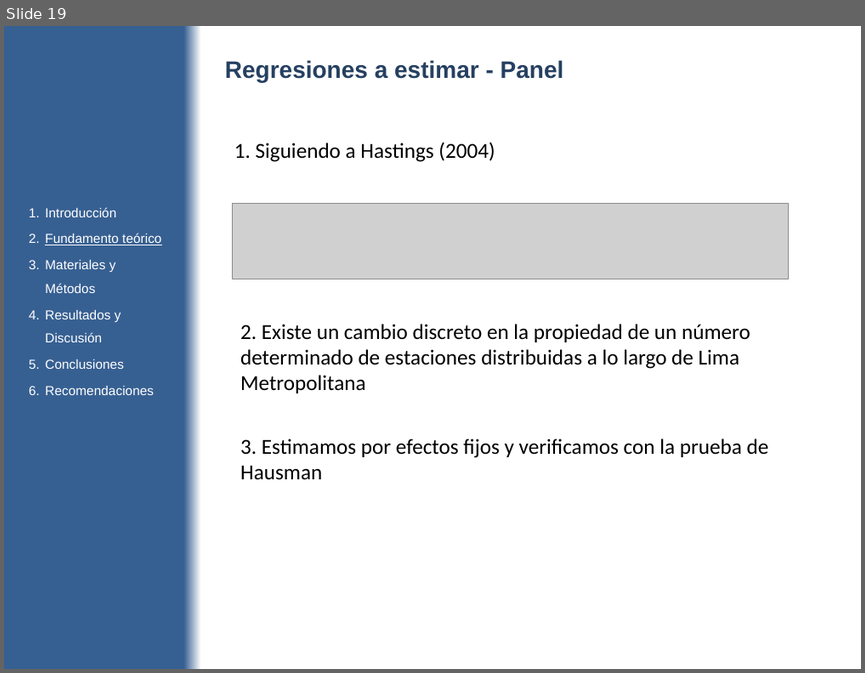
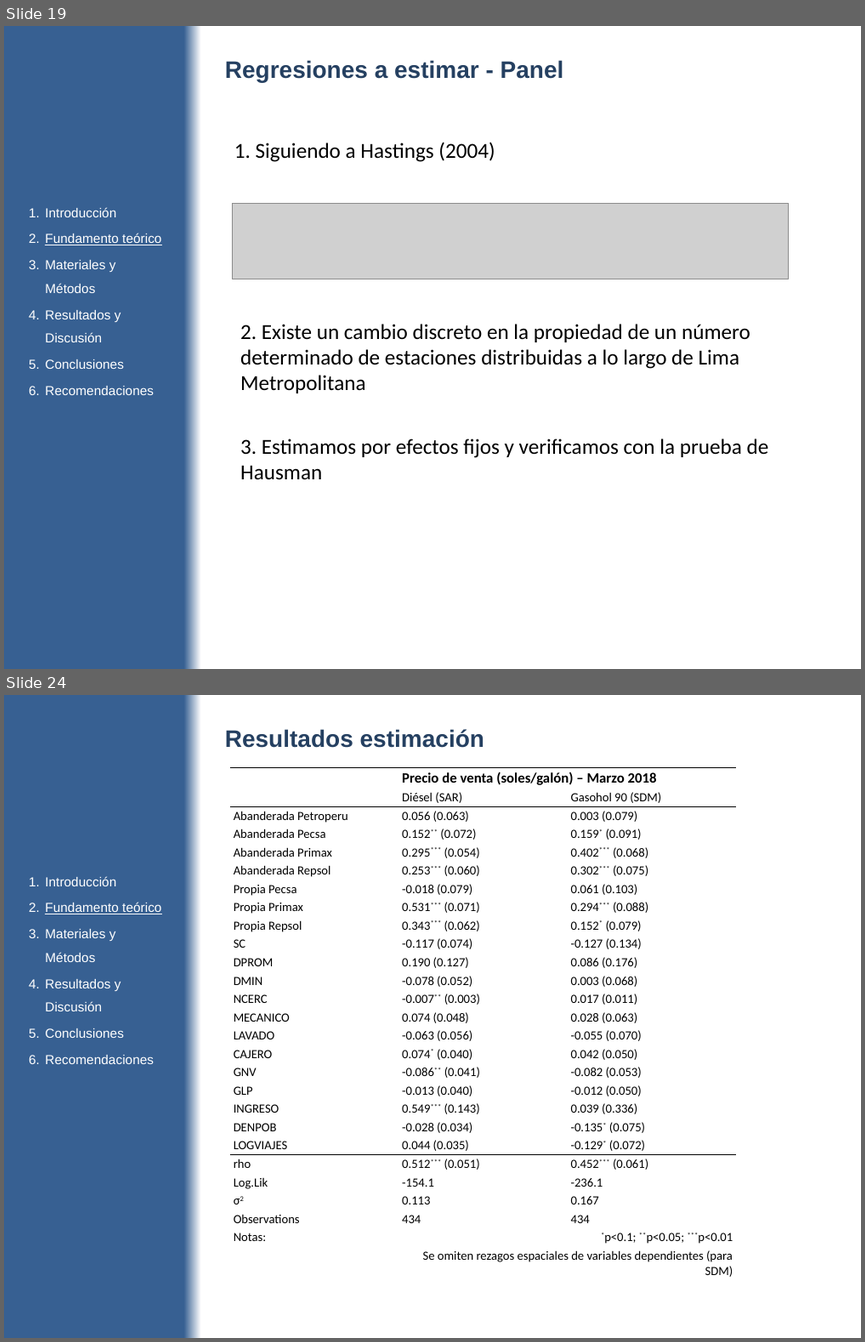
Before and after one commit to diegouriarte/masther-thesis, a slide deck: doc/avance-parcial.pptx. Shown one above the other, each under a label of ours: slide 19 before the commit, slides 19 and 24 after it; the slides between them are not shown. The pictures are 865x673 and 865x1342 pixels, drawn with LibreOffice and Linux fonts; fonts in the diff are those of the drawing; grey boxes stand for pictures. Boxes give left, top, right and bottom in pixels: in the first picture for what was removed or moved away, otherwise in the second. Text is boxed around its words. In the diff, an @@ line names an element or a change of style, - is before the commit and + after.

Commit message:
tablas para presentación

```diff
--- a/doc/avance-parcial.pptx
+++ b/doc/avance-parcial.pptx
@@ slide 24 added at (x1=4, y1=695, x2=861, y2=1338), background gradient #376092 to #FFFFFF @@
@@ text added at (x1=225, y1=729, x2=484, y2=748), 20 pt, text #254061, bold @@
+Resultados estimación
@@ table added at (x1=230, y1=749, x2=737, y2=1280), 28 rows, 3 columns @@
+ |  | 
+ | Precio de venta (soles/galón) – Marzo 2018 | 
+ | Diésel (SAR) | Gasohol 90 (SDM)
+Abanderada Petroperu | 0.056 (0.063) | 0.003 (0.079)
+Abanderada Pecsa | 0.152** (0.072) | 0.159* (0.091)
+Abanderada Primax | 0.295*** (0.054) | 0.402*** (0.068)
+Abanderada Repsol | 0.253*** (0.060) | 0.302*** (0.075)
+Propia Pecsa | -0.018 (0.079) | 0.061 (0.103)
+Propia Primax | 0.531*** (0.071) | 0.294*** (0.088)
+Propia Repsol | 0.343*** (0.062) | 0.152* (0.079)
+SC | -0.117 (0.074) | -0.127 (0.134)
+DPROM | 0.190 (0.127) | 0.086 (0.176)
+DMIN | -0.078 (0.052) | 0.003 (0.068)
+NCERC | -0.007** (0.003) | 0.017 (0.011)
+MECANICO | 0.074 (0.048) | 0.028 (0.063)
+LAVADO | -0.063 (0.056) | -0.055 (0.070)
+CAJERO | 0.074* (0.040) | 0.042 (0.050)
+GNV | -0.086** (0.041) | -0.082 (0.053)
+GLP | -0.013 (0.040) | -0.012 (0.050)
+INGRESO | 0.549*** (0.143) | 0.039 (0.336)
+DENPOB | -0.028 (0.034) | -0.135* (0.075)
+LOGVIAJES | 0.044 (0.035) | -0.129* (0.072)
+rho | 0.512*** (0.051) | 0.452*** (0.061)
+Log.Lik | -154.1 | -236.1
+σ2 | 0.113 | 0.167
+Observations | 434 | 434
+Notas: | *p<0.1; **p<0.05; ***p<0.01 | 
+ | Se omiten rezagos espaciales de variables dependientes (para SDM) | 
@@ text added at (x1=45, y1=876, x2=161, y2=1064), 11 pt, text #FFFFFF @@
+1. Introducción
+2. Fundamento teórico
+3. Materiales y Métodos
+4. Resultados y Discusión
+5. Conclusiones
+6. Recomendaciones
```
Also in this commit, not shown: 4 slides changed, 3 other slides added, 9 other files.
